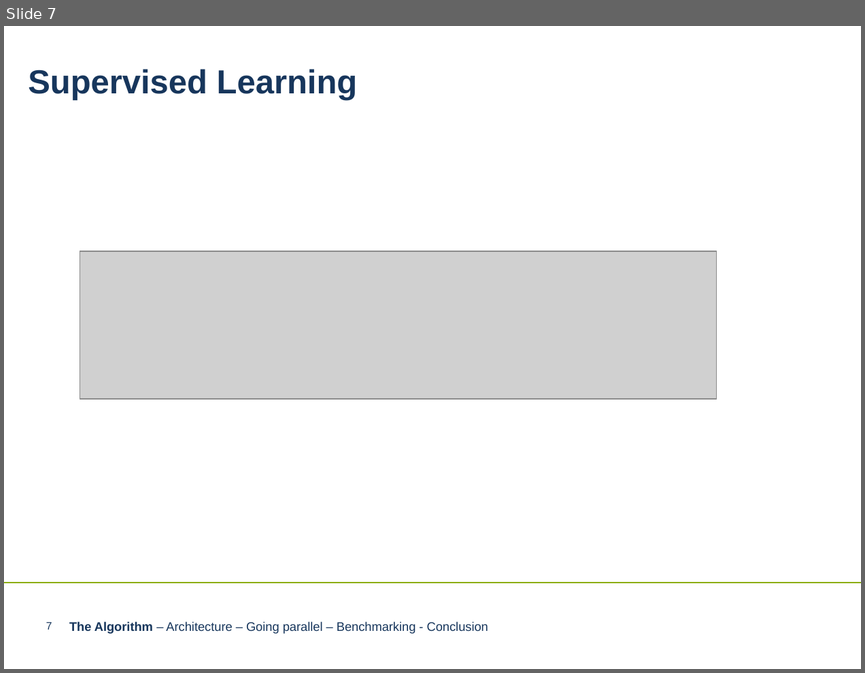
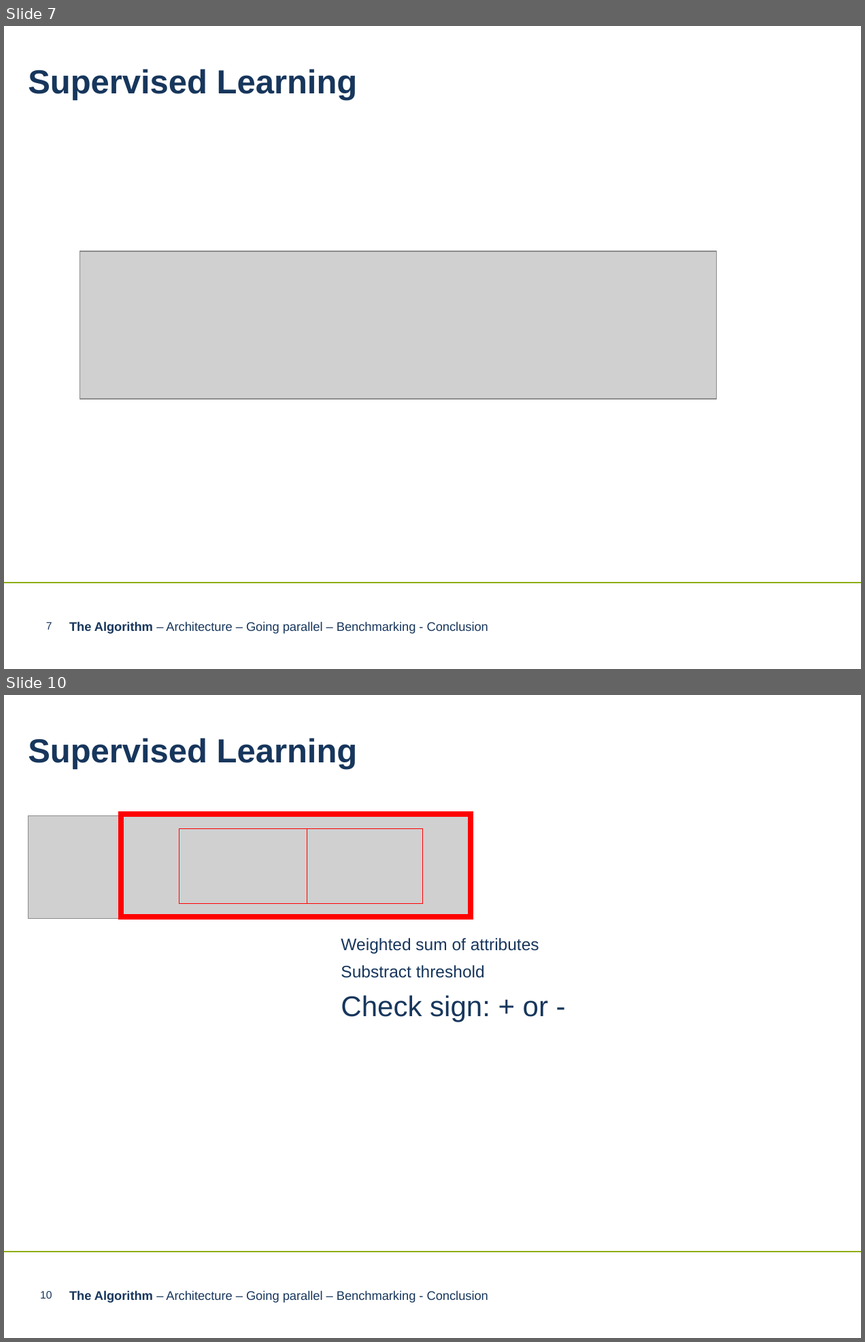
Before and after one commit to LnFlg/Perceptron, a slide deck: Perceptron Algorithm neueres PPT-Format.pptx. Shown one above the other, each under a label of ours: slide 7 before the commit, slides 7 and 10 after it; the slides between them are not shown. The pictures are 865x673 and 865x1342 pixels, drawn with LibreOffice and Linux fonts; fonts in the diff are those of the drawing; grey boxes stand for pictures; background and template pictures are left out. Boxes give left, top, right and bottom in pixels: in the first picture for what was removed or moved away, otherwise in the second. Text is boxed around its words. In the diff, an @@ line names an element or a change of style, - is before the commit and + after.

```diff
--- a/Perceptron Algorithm neueres PPT-Format.pptx
+++ b/Perceptron Algorithm neueres PPT-Format.pptx
@@ slide 10 added at box(4, 695, 861, 1338), background #FFFFFF; not listed: 1 template element that a slide beside it also shows @@
@@ text added at box(28, 738, 358, 769), 28 pt, text #17365C, bold @@
+Supervised Learning
@@ picture added at box(28, 816, 470, 919) @@
@@ rectangle added at box(122, 814, 470, 917), outline #FF0000 4.5 pt @@
@@ rectangle added at box(179, 829, 307, 903), outline #FF0000 0.25 pt @@
@@ rectangle added at box(307, 829, 422, 903), outline #FF0000 0.25 pt @@
@@ text added at box(341, 938, 548, 1022), 14 pt, text #17365C @@
+Weighted sum of attributes
+Substract threshold
+Check sign: + or -
@@ page number added at box(40, 1291, 52, 1298), 9 pt, text #17365C @@
+10
@@ text added at box(69, 1290, 488, 1302), 10.5 pt, text #17365C @@
+The Algorithm – Architecture – Going parallel – Benchmarking - Conclusion
```
Also in this commit, not shown: 6 slides changed, 8 other slides added.
